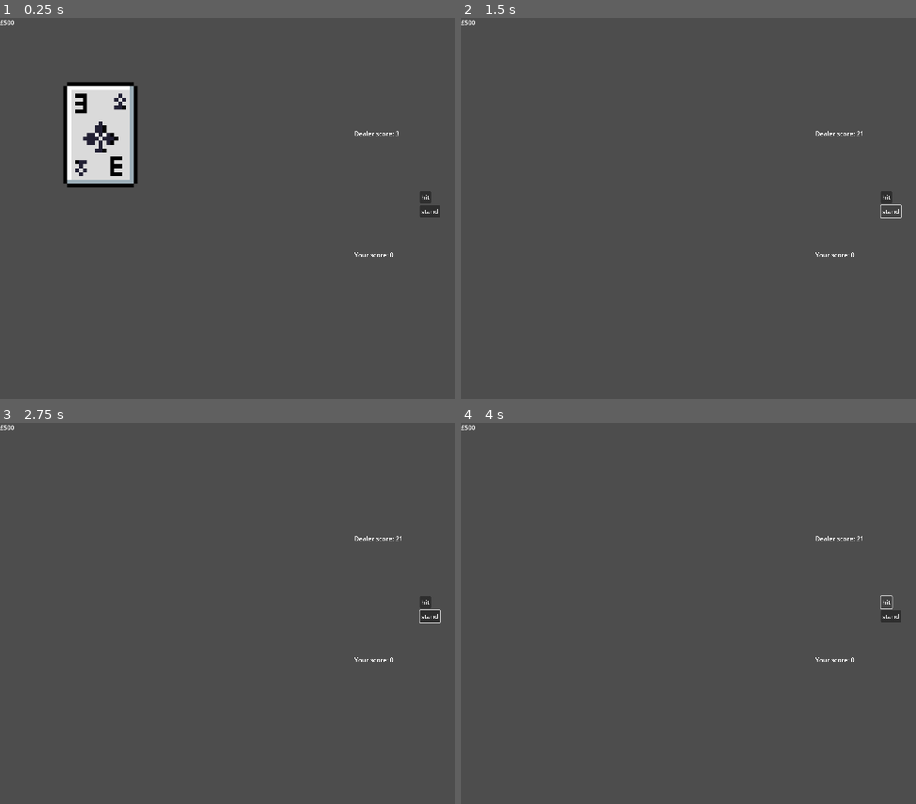
Above: before the commit, frames 1-4 (two rows, left to right).
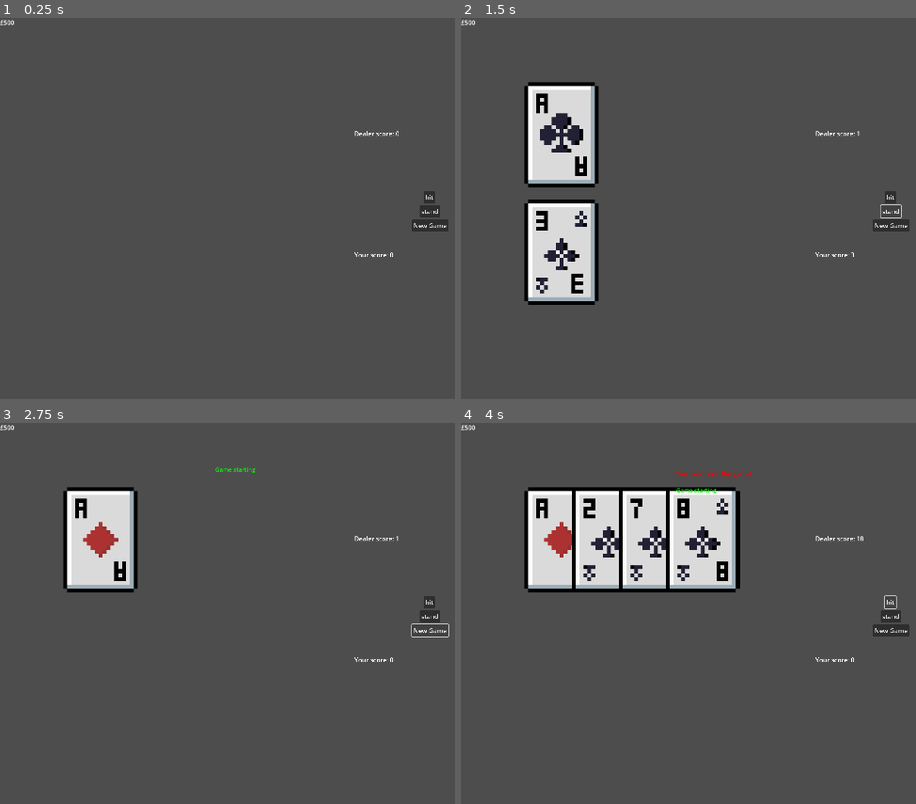
Above: after the commit, the same moments.

Repository: KarumGhag/Super-Gambler
Game: Godot game, scene res://BlackJack/Blackjack.tscn
The game is run twice, just before and just after one commit, with the same random seed, the same clock (stepped at 60 frames per second) and the same inputs. This scene is started directly instead of the project's main scene.
Inputs (mouse positions are in pixels of both pictures, inside the frame that each line leads up to):
- Up to frame 1 (0.25 s): no input
- Up to frame 2 (1.5 s): click "hit" at 0.5 s; click "stand" at 1.25 s
- Up to frame 3 (2.75 s): click (432, 628) at 2 s, where only the run after the commit has a clickable "New Game"
- Up to frame 4 (4 s): click (893, 628) at 2.75 s, where only the run after the commit has a clickable "New Game"; click "hit" at 3.5 s

The runs differ from the first frame. In frame 1, 4.8% of the frame differs, in the area x 13-99%, y 16-57%; in frame 2, 9.3%; in frame 3, 4.8%; in frame 4, 13%, in the area x 13-99%, y 12-57%.

Commit message:
Black jack game working
Game fully works with win and loose detected
Need to add betting system

Diff:
--- a/BlackJack/Blackjack.tscn
+++ b/BlackJack/Blackjack.tscn
@@ -50,22 +50,26 @@
 [ext_resource type="Texture2D" uid="uid://bjmr3khqhxkbd" path="res://BlackJack/CardImages/K-P.png" id="49_pv33j"]
 [ext_resource type="Texture2D" uid="uid://1uic5rd26jp7" path="res://BlackJack/CardImages/9-P.png" id="50_dw1ul"]
 [ext_resource type="Texture2D" uid="uid://tfhjwmonhai2" path="res://BlackJack/CardImages/10-P.png" id="51_wauxc"]
+[ext_resource type="PackedScene" uid="uid://dsfpcc5dtypp6" path="res://notification.tscn" id="52_mlnnp"]
 [ext_resource type="Texture2D" uid="uid://oknlbhydocop" path="res://BlackJack/CardImages/Q-P.png" id="53_ndrcb"]
 
-[node name="Blackjack" type="Node2D" node_paths=PackedStringArray("hitButton", "standButton", "deck", "playerLabel", "dealerLabel", "playerCards", "dealerCards")]
+[node name="Blackjack" type="Node2D" node_paths=PackedStringArray("hitButton", "standButton", "deck", "playerLabel", "dealerLabel", "newGameButton", "playerCards", "dealerCards", "notifLocation")]
 script = ExtResource("1_nrsu5")
 hitButton = NodePath("hit")
 standButton = NodePath("stand")
 deck = NodePath("deck")
 playerLabel = NodePath("playerTotal")
 dealerLabel = NodePath("dealerTotal")
+newGameButton = NodePath("newGame")
 playerCards = [NodePath("playerCards/pos1"), NodePath("playerCards/pos2"), NodePath("playerCards/pos3"), NodePath("playerCards/pos4"), NodePath("playerCards/pos5")]
 dealerCards = [NodePath("dealerCards/pos1"), NodePath("dealerCards/pos2"), NodePath("dealerCards/pos3"), NodePath("dealerCards/pos4"), NodePath("dealerCards/pos5")]
+notifLabel = ExtResource("52_mlnnp")
+notifLocation = NodePath("NotifLocation")
 
 [node name="hit" type="Button" parent="."]
-offset_left = 1073.0
+offset_left = 1083.0
 offset_top = 443.0
-offset_right = 1102.0
+offset_right = 1112.0
 offset_bottom = 474.0
 text = "hit"
 
@@ -75,6 +79,13 @@
 offset_right = 1125.0
 offset_bottom = 510.0
 text = "stand"
+
+[node name="newGame" type="Button" parent="."]
+offset_left = 1053.0
+offset_top = 515.0
+offset_right = 1146.0
+offset_bottom = 546.0
+text = "New Game"
 
 [node name="deck" type="Node2D" parent="." node_paths=PackedStringArray("cards", "ace", "two", "three", "four", "five", "six", "seven", "eight", "nine", "ten", "king", "queen")]
 script = ExtResource("1_wp6js")
@@ -312,6 +323,7 @@
 
 [node name="pos1" type="Sprite2D" parent="dealerCards"]
 position = Vector2(257, 599)
+texture = ExtResource("2_2etwt")
 
 [node name="pos2" type="Sprite2D" parent="dealerCards"]
 position = Vector2(378, 599)
@@ -338,3 +350,6 @@
 offset_right = 1008.0
 offset_bottom = 307.0
 text = "Dealer score: "
+
+[node name="NotifLocation" type="Node2D" parent="."]
+position = Vector2(550, 101)
--- a/BlackJack/blackjack.gd
+++ b/BlackJack/blackjack.gd
@@ -24,9 +24,20 @@
 @export var playerLabel : Label
 @export var dealerLabel : Label
 
+var madeCards : bool = true
+var gameOver : bool = true
+
+var red : Color = Color(255, 0, 0)
+var green : Color = Color(0, 255, 0)
+
+@export var newGameButton : Button
+
+var winMessage : String = "You won!"
+
 func _ready() -> void:
 	hitButton.connect("button_down", playerHit)
 	standButton.connect("button_down", stand)
+	newGameButton.connect("button_down", newGame)
 
 	#shuffles and gets the cards and values
 	shuffleReturn = deck.shuffler(values)
@@ -34,7 +45,7 @@
 	cardValues = shuffleReturn[1]
 
 	resetCards()
-	startGame()
+
 
 
 func playerHit() -> void:
@@ -67,7 +78,7 @@
 	#where the next card in list is
 	nextCardPos += 1
 
-	#loops it back f
+	#loops it back
 	if nextCardPos == len(cardImages):
 		nextCardPos = 0
 
@@ -84,9 +95,12 @@
 func resetCards() -> void:
 	#sets all the textures of the player and dealer cards to null
 	playerTotal = 0
+	dealerTotal = 0
 	for i in range(len(playerCards)):
 		playerCards[i].texture = null
 		dealerCards[i].texture = null
+
+
 
 
 func addCard(toCheck : Array) -> void:
@@ -119,6 +133,7 @@
 
 	#if the dealer just hit and they can still hit they hit again
 	if ((toCheck == dealerCards) and dealerHitCheck()) and hasStood:
+		await wait(0.5)
 		hit(true)
 
 
@@ -126,21 +141,33 @@
 @export var dealerCards : Array[Sprite2D]
 
 func startGame() -> void:
-
+	gameOver = false
+	madeCards = false
+	resetCards()
+
+	winMessage = "You won!"
+
+	await wait(0.5)
+
+	#2 dealer hits and 2 player hits
 	hit(true)
-	await wait(0.5)
+	await wait(0.2)
 	hit(true)
-	await wait(0.5)
+	await wait(0.2)
 	hit(false)
-	await wait(0.5)
+	await wait(0.2)
 	hit(false)
-
+	madeCards = true
+
+	for i in range(len(dealerCards)):
+		print(dealerCards[i].texture)
+		print(playerCards[i].texture)
 
 	#print(dealerTotal)
 	#print(playerTotal)
 
 	if playerTotal == 21:
-		print("blackJack!")
+		winMessage = "BLACKJACK!"
 		win()
 		return
 
@@ -152,19 +179,23 @@
 
 	return true
 
-func checkWinner():
+func checkWinner() -> void:
+	#without this the cards will be checked before they are made so you instantly loose and game breaks
+	if not madeCards:
+		return
+
 	if dealerTotal > playerTotal:
 		lose()
 		return
 	win()
 
 func win() -> void:
-	print("win")
-	resetCards()
+	notif(winMessage + " Press new game", green, 1)
+	gameOver = true
 
 func lose() -> void:
-	print("lost")
-	resetCards()
+	notif("You lost! Press new game", red, 1)
+	gameOver = true
 
 
 func _process(_delta):
@@ -174,3 +205,26 @@
 
 func wait(seconds: float) -> void:
 	await get_tree().create_timer(seconds).timeout
+
+
+@export var notifLabel : PackedScene
+@export var notifLocation : Node2D
+
+func notif(message : String, colour : Color, fallSpeed : float) -> void:
+	var notifInst = notifLabel.instantiate()
+	notifInst.message = message
+	notifInst.setColour(colour)
+	notifInst.global_position = notifLocation.global_position
+	notifInst.fallSpeed = fallSpeed
+	get_tree().get_root().add_child(notifInst)
+
+
+func newGame() -> void:
+	if not gameOver:
+		notif("You must finish this game!", red, 5)
+		return
+
+	gameOver = false
+	notif("Game starting", green, 5)
+	await wait(0.2)
+	startGame()
--- /dev/null
+++ b/notification.gd
@@ -0,0 +1,19 @@
+extends Node2D
+
+class_name notification
+
+@export var label : Label
+var message : String
+
+var fallSpeed : float = 5
+
+func _process(delta) -> void:
+	label.text = message
+	fallSpeed *= 1.025
+	global_position.y += fallSpeed * delta
+	if global_position.y > 1000:
+		queue_free()
+
+func setColour(colour : Color) -> void:
+	label.add_theme_color_override("font_color", Color(colour))
+	return
--- /dev/null
+++ b/notification.tscn
@@ -0,0 +1,13 @@
+[gd_scene load_steps=2 format=3 uid="uid://dsfpcc5dtypp6"]
+
+[ext_resource type="Script" path="res://notification.gd" id="1_ik4ab"]
+
+[node name="notificiation" type="Node2D" node_paths=PackedStringArray("label")]
+script = ExtResource("1_ik4ab")
+label = NodePath("notifLabel")
+
+[node name="notifLabel" type="Label" parent="."]
+offset_right = 40.0
+offset_bottom = 23.0
+theme_override_font_sizes/font_size = 15
+horizontal_alignment = 1
Not shown: 1 places in BlackJack/Blackjack.tscn that only renumber resources
